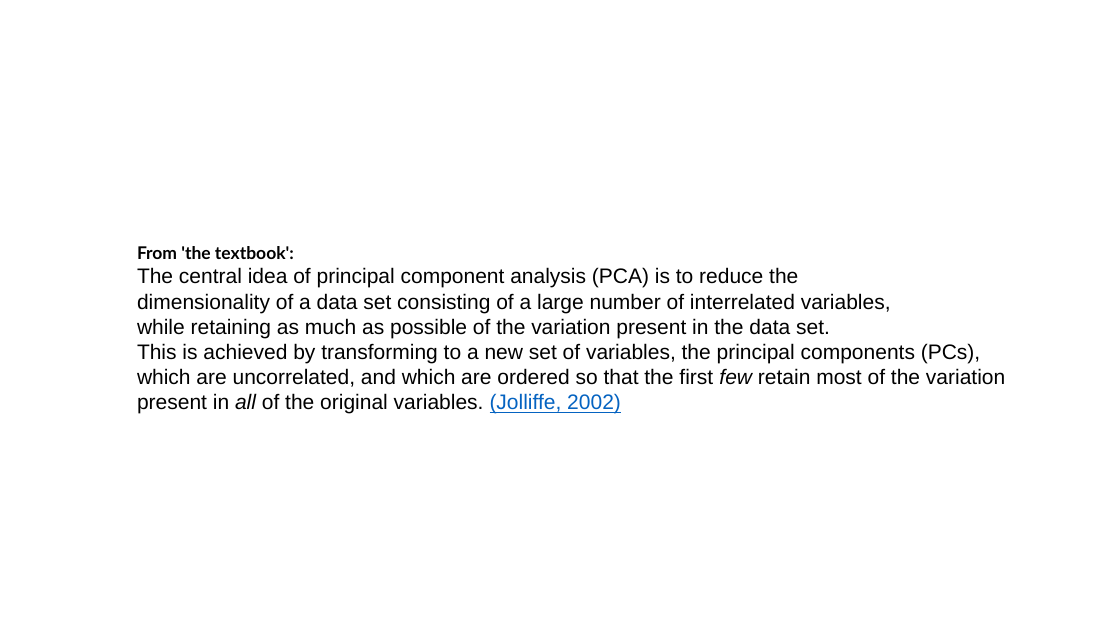
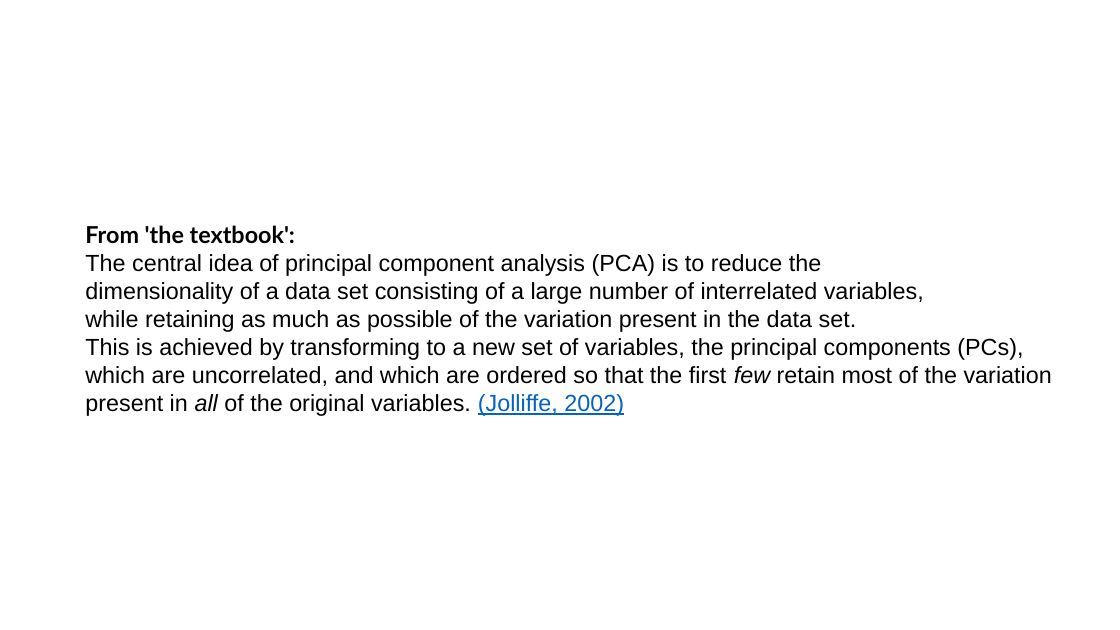
Before and after one commit to jenniferhay/jenniferhay.github.io, a slide deck: slide 8 of pcapresentation.pptx (slide 7 before the commit). Drawn at 1120x630 pixels with LibreOffice and Linux fonts; fonts in the diff are those of the drawing. Boxes give left, top, right and bottom in pixels: in the first picture for what was removed or moved away, otherwise in the second. Text is boxed around its words. In the diff, an @@ line names an element or a change of style, - is before the commit and + after.

```diff
--- a/pcapresentation.pptx
+++ b/pcapresentation.pptx
@@ text "From 'the textbook':" moved from (x1=137, y1=246, x2=1005, y2=414) to (x1=85, y1=225, x2=1052, y2=416) @@
@@ text "From 'the textbook':" at (x1=85, y1=225, x2=1052, y2=416): size 15 to 20 pt in "From 'the textbook':"; size 18 to 20 pt @@
```
Also in this commit, not shown: 10 other slides changed, 1 slide added, 1 slide removed, 3 other files.
